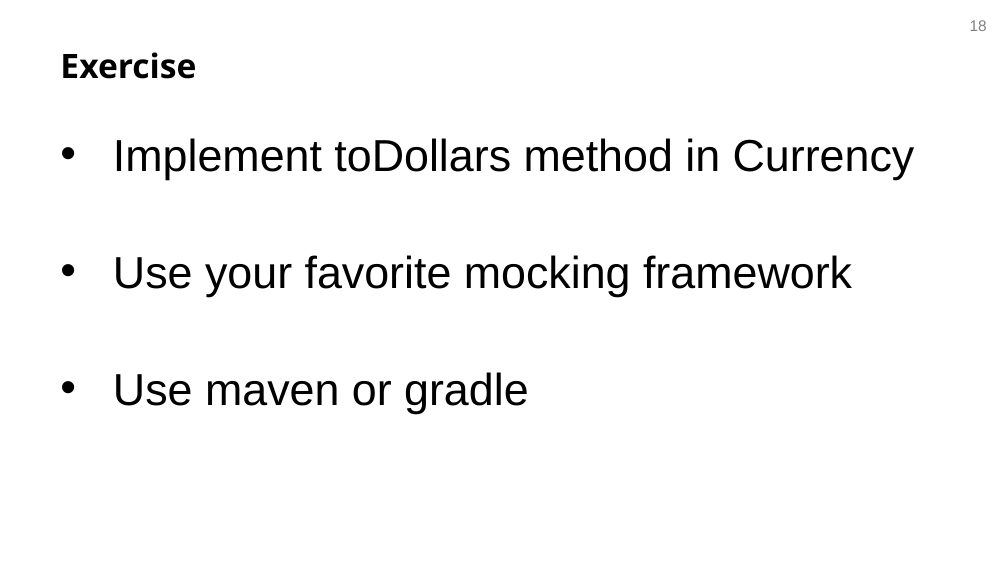
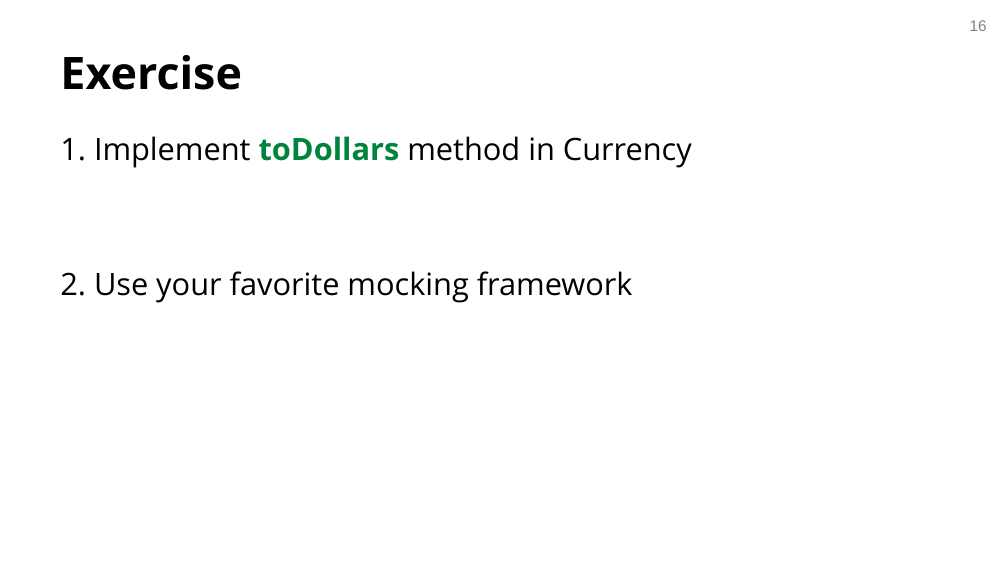
Before and after one commit to avishj/recitation-2-f24, a slide deck: slide 16 of resources/17623-recitation2.pptx (slide 18 before the commit). Drawn at 1008x567 pixels with LibreOffice and Linux fonts; fonts in the diff are those of the drawing; background and template pictures are left out. Boxes give left, top, right and bottom in pixels: in the first picture for what was removed or moved away, otherwise in the second. Text is boxed around its words. In the diff, an @@ line names an element or a change of style, - is before the commit and + after.

```diff
--- a/resources/17623-recitation2.pptx
+++ b/resources/17623-recitation2.pptx
@@ page number at [970,20,987,31]: text changed @@
-18
+16
@@ title "Exercise" at [60,55,241,90]: size 24 to 32 pt @@
@@ text at [60,136,692,303]: text changed; size 32 to 22 pt; font Arial to Open Sans @@
-• Implement toDollars method in Currency
-• Use your favorite mocking framework
-• Use maven or gradle
+1. Implement toDollars method in Currency
+2. Use your favorite mocking framework
```
Also in this commit, not shown: 14 other slides changed, 2 slides removed.
